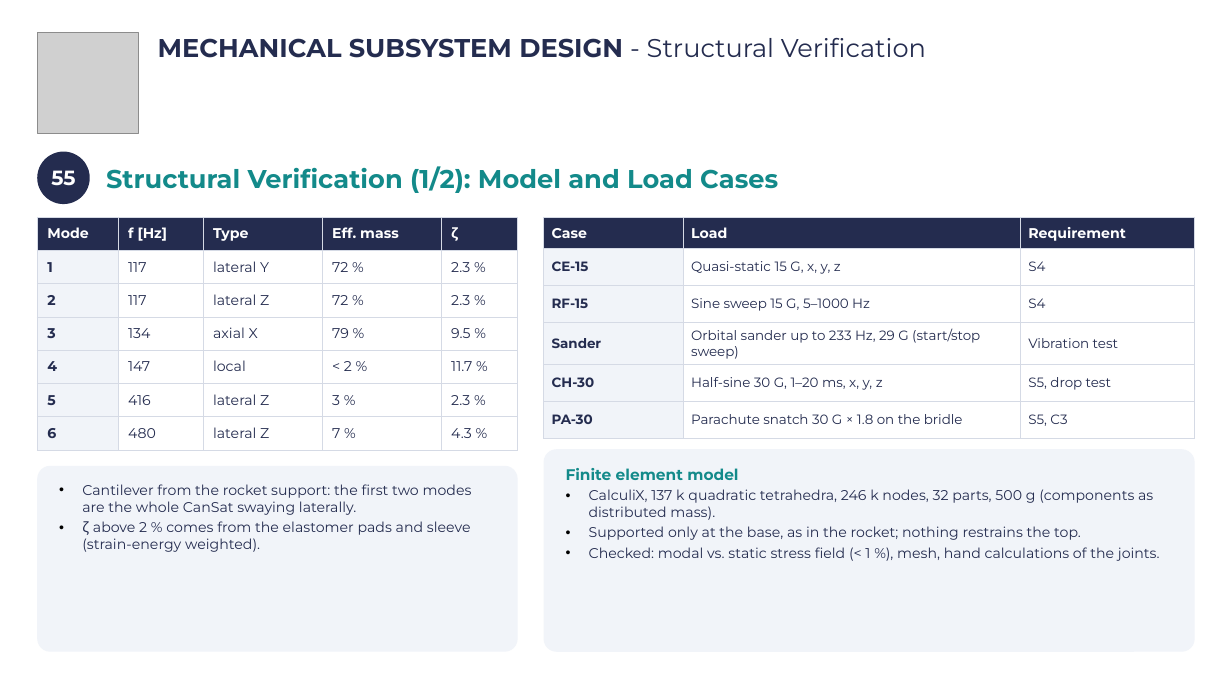
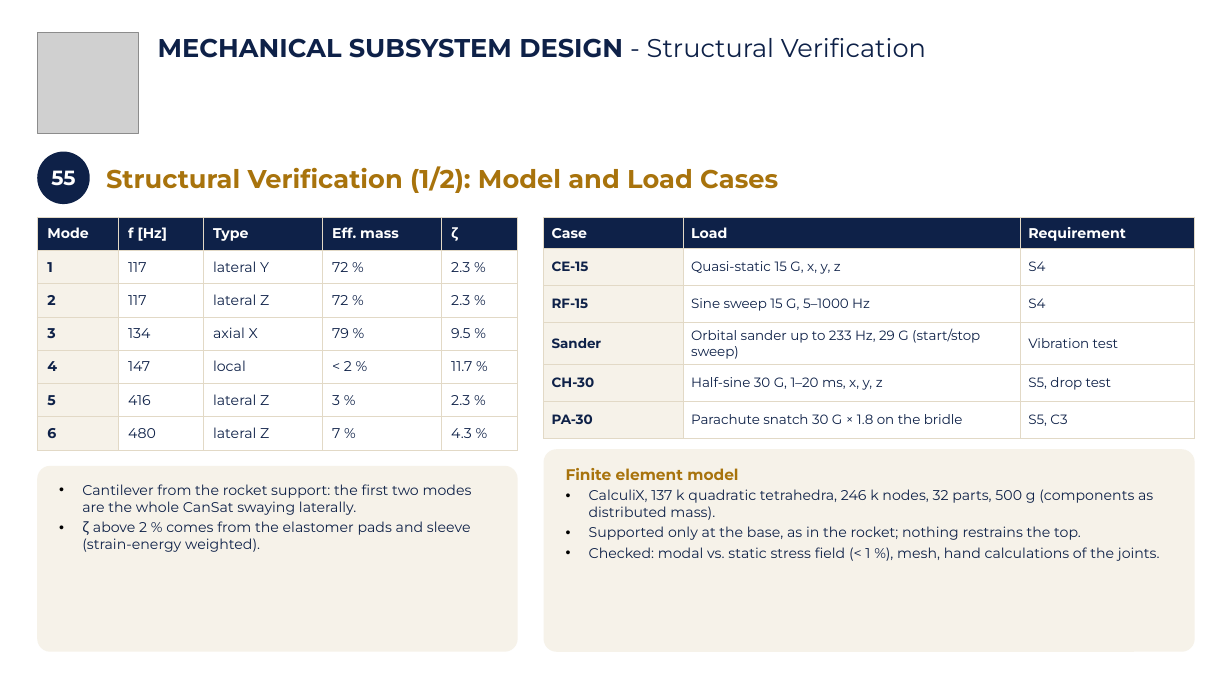
Before and after one commit to Caetano18/proyecto, a slide deck: slide 58 of cansat_pdr/laminas_plantilla/CanSat_PDR_Hermes_mecanica.pptx. Drawn at 1232x693 pixels with LibreOffice and Linux fonts; fonts in the diff are those of the drawing; grey boxes stand for pictures; background and template pictures are left out. Boxes give left, top, right and bottom in pixels: in the first picture for what was removed or moved away, otherwise in the second. Text is boxed around its words. In the diff, an @@ line names an element or a change of style, - is before the commit and + after.

```diff
--- a/cansat_pdr/laminas_plantilla/CanSat_PDR_Hermes_mecanica.pptx
+++ b/cansat_pdr/laminas_plantilla/CanSat_PDR_Hermes_mecanica.pptx
@@ text "MECHANICAL SUBSYSTEM DESIGN - Structural ..." at [158, 38, 926, 58]: text colour #242C4F to #0E2148 @@
@@ ellipse "55" at [37, 152, 90, 204]: fill #242C4F to #0E2148 @@
@@ text "Structural Verification (1/2): Model and ..." at [106, 166, 778, 193]: text colour #138A8A to #A8730C @@
@@ table at [37, 217, 518, 450] @@
@@ fill #242C4F to #0E2148 in row 1 @@
@@ fill #F1F4F9 to #F6F2E9 in 6 cells @@
@@ text colour #242C4F to #0E2148 in "1", "117", "lateral Y", "72 %" and 26 more places @@
@@ borders changed @@
@@ table at [543, 217, 1195, 433] @@
@@ fill #242C4F to #0E2148 in row 1 @@
@@ fill #F1F4F9 to #F6F2E9 in 5 cells @@
@@ text colour #242C4F to #0E2148 @@
@@ borders changed @@
@@ rounded rectangle "Finite element model" at [543, 449, 1195, 652]: text colour #138A8A to #A8730C in "Finite element model"; text colour #242C4F to #0E2148; fill #F1F4F9 to #F6F2E9 @@
@@ rounded rectangle "Cantilever from the rocket support: ..." at [37, 466, 518, 652]: text colour #242C4F to #0E2148; fill #F1F4F9 to #F6F2E9 @@
```
Also in this commit, not shown: 104 other slides changed, 10 other files.
